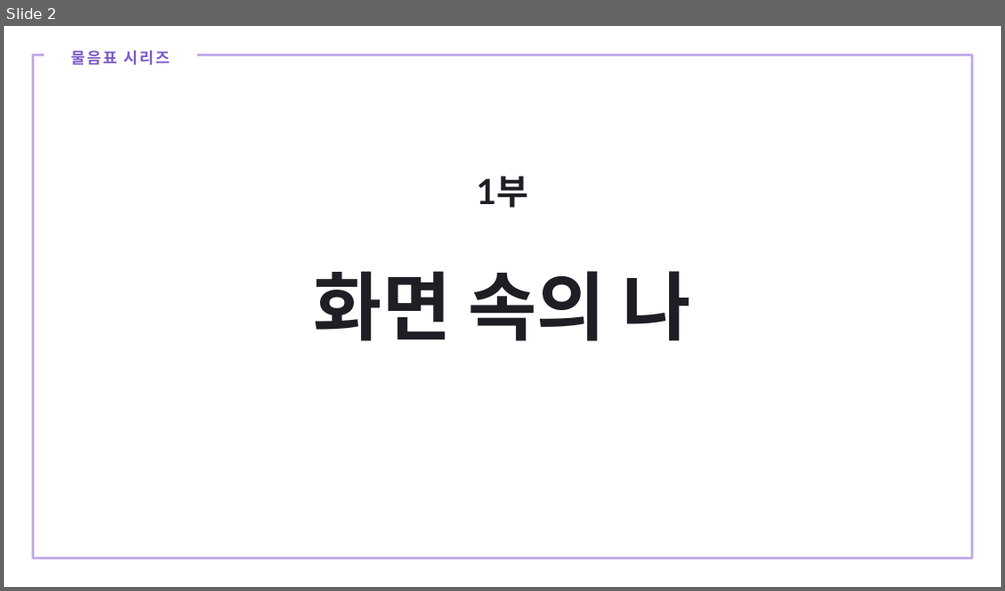
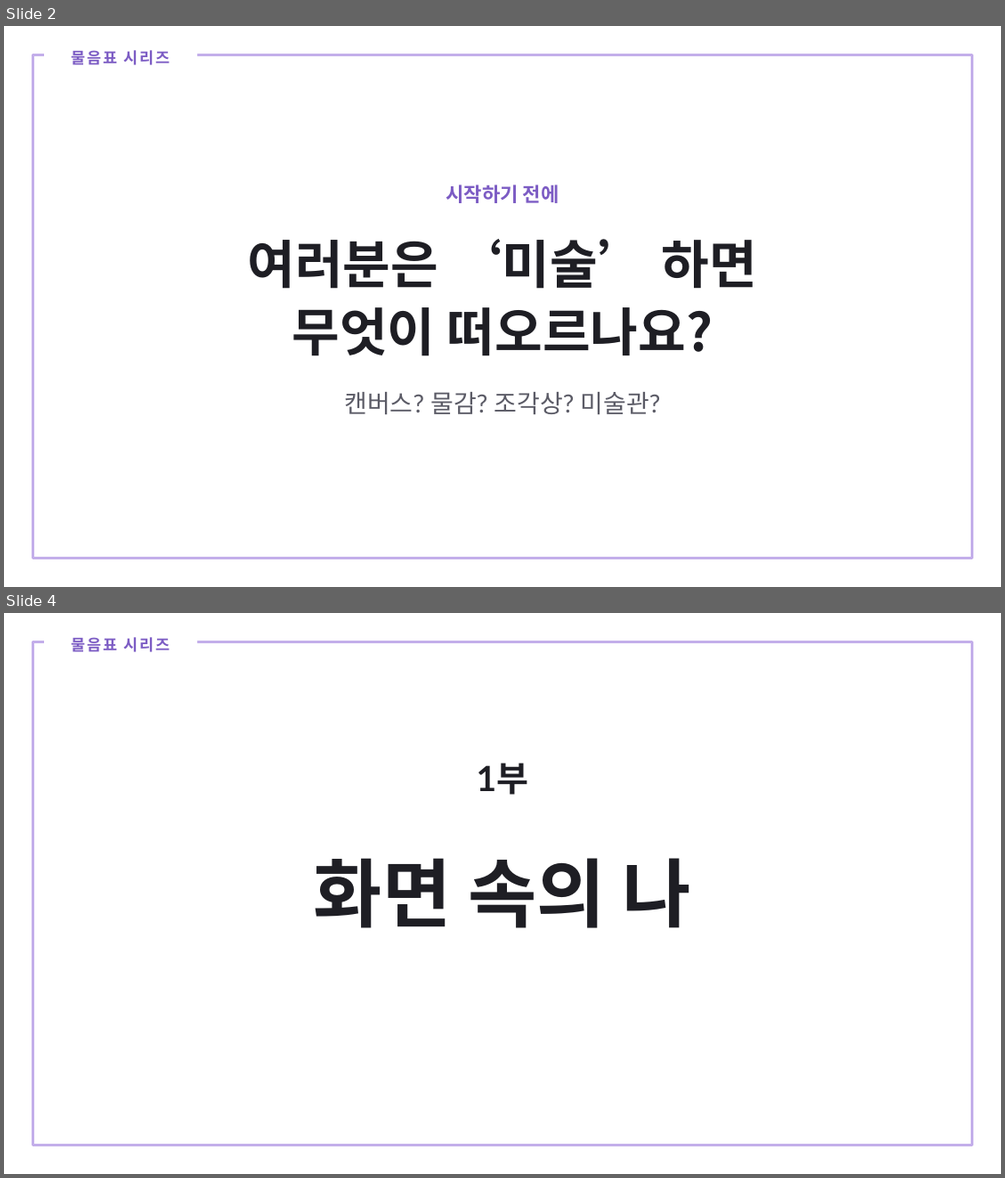
Before and after one commit to joyhanju/joyhanju.github.io, a slide deck: materials/this-is-art/이것도미술이에요_수업PPT.pptx. Shown one above the other, each under a label of ours: slide 2 before the commit, slides 2 and 4 after it; the slides between them are not shown. The pictures are 1005x591 and 1005x1178 pixels, drawn with LibreOffice and Linux fonts; fonts in the diff are those of the drawing. Boxes give left, top, right and bottom in pixels: in the first picture for what was removed or moved away, otherwise in the second. Text is boxed around its words. In the diff, an @@ line names an element or a change of style, - is before the commit and + after.

```diff
--- a/materials/this-is-art/이것도미술이에요_수업PPT.pptx
+++ b/materials/this-is-art/이것도미술이에요_수업PPT.pptx
@@ slide 2 added at [4,26,1001,587], background #FFFFFF @@
@@ text added at [72,50,170,65], 15 pt, text #7C5CC4, bold @@
+물음표 시리즈
@@ rectangle added at [33,55,972,557], outline #C3AEEA 3 pt @@
@@ text added at [445,184,559,203], 19 pt, text #7C5CC4, bold @@
+시작하기 전에
@@ text added at [248,239,757,356], 50 pt, text #1E1E24, bold @@
+여러분은 ‘미술’ 하면
+무엇이 떠오르나요?
@@ text added at [344,392,661,414], 24 pt, text #5B5B66 @@
+캔버스? 물감? 조각상? 미술관?
@@ what was slide 2 is now slide 4 @@
```
Also in this commit, not shown: 23 slides changed, 6 other slides added, 1 other file.
